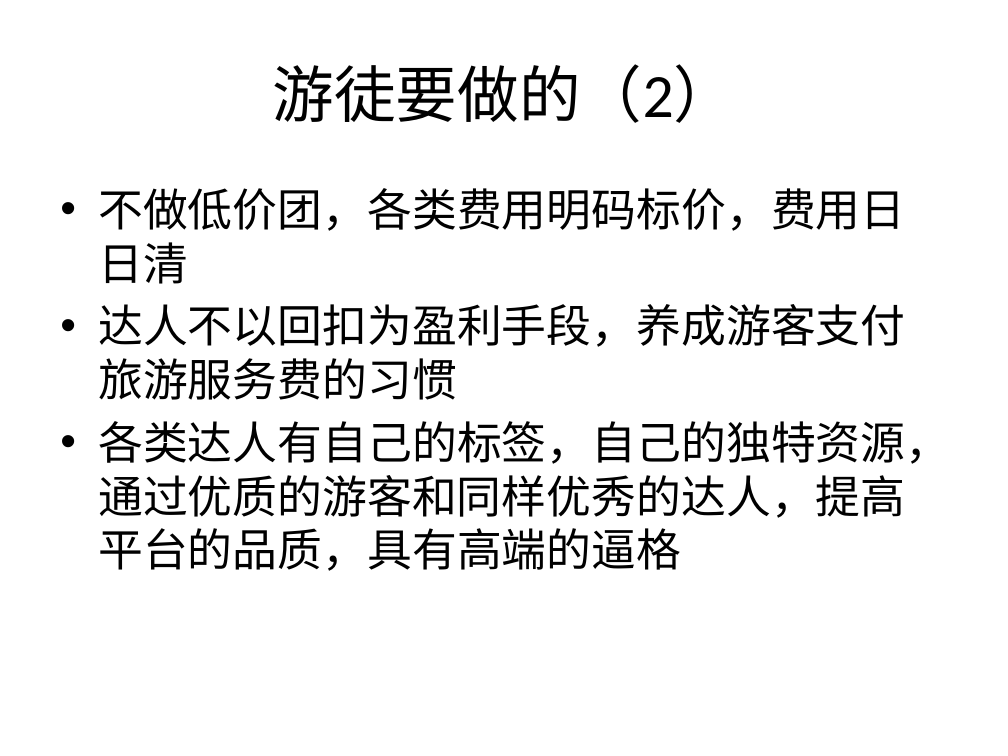
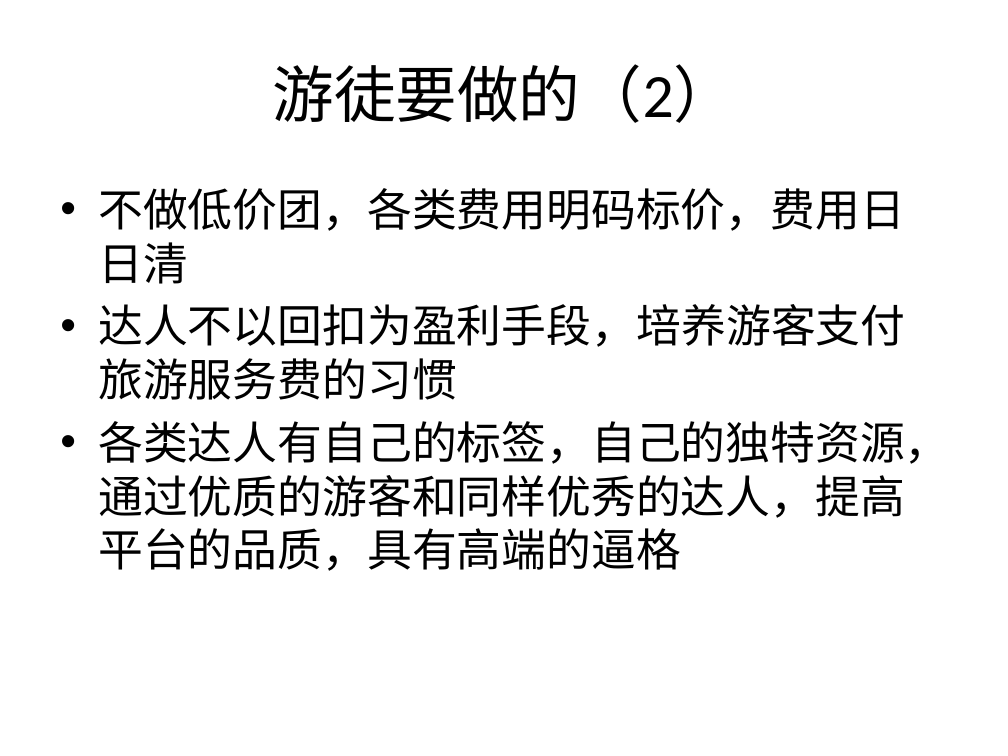
Before and after one commit to Yourtour/yt, a slide deck: slide 16 of yourtour/documents/business/YourTour BP 3.0-合作.pptx. Drawn at 1008x756 pixels with LibreOffice and Linux fonts; fonts in the diff are those of the drawing. Boxes give left, top, right and bottom in pixels: in the first picture for what was removed or moved away, otherwise in the second. Text is boxed around its words. In the diff, an @@ line names an element or a change of style, - is before the commit and + after.

```diff
--- a/yourtour/documents/business/YourTour BP 3.0-合作.pptx
+++ b/yourtour/documents/business/YourTour BP 3.0-合作.pptx
@@ text at (98, 304, 905, 400): text changed @@
-• 达人不以回扣为盈利手段，养成游客支付旅游服务费的习惯
+• 达人不以回扣为盈利手段，培养游客支付旅游服务费的习惯
```
Also in this commit, not shown: 3 other slides changed.
